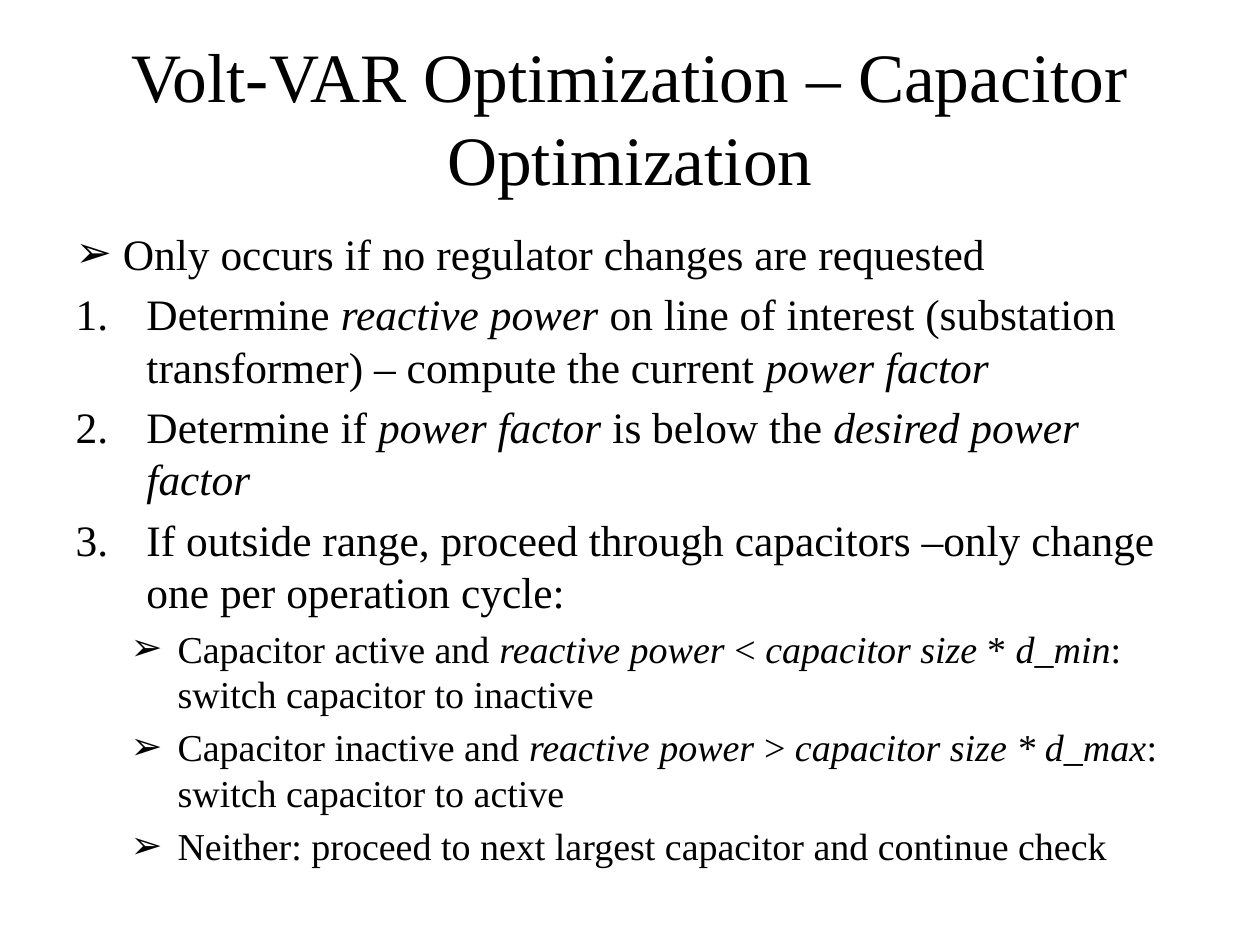
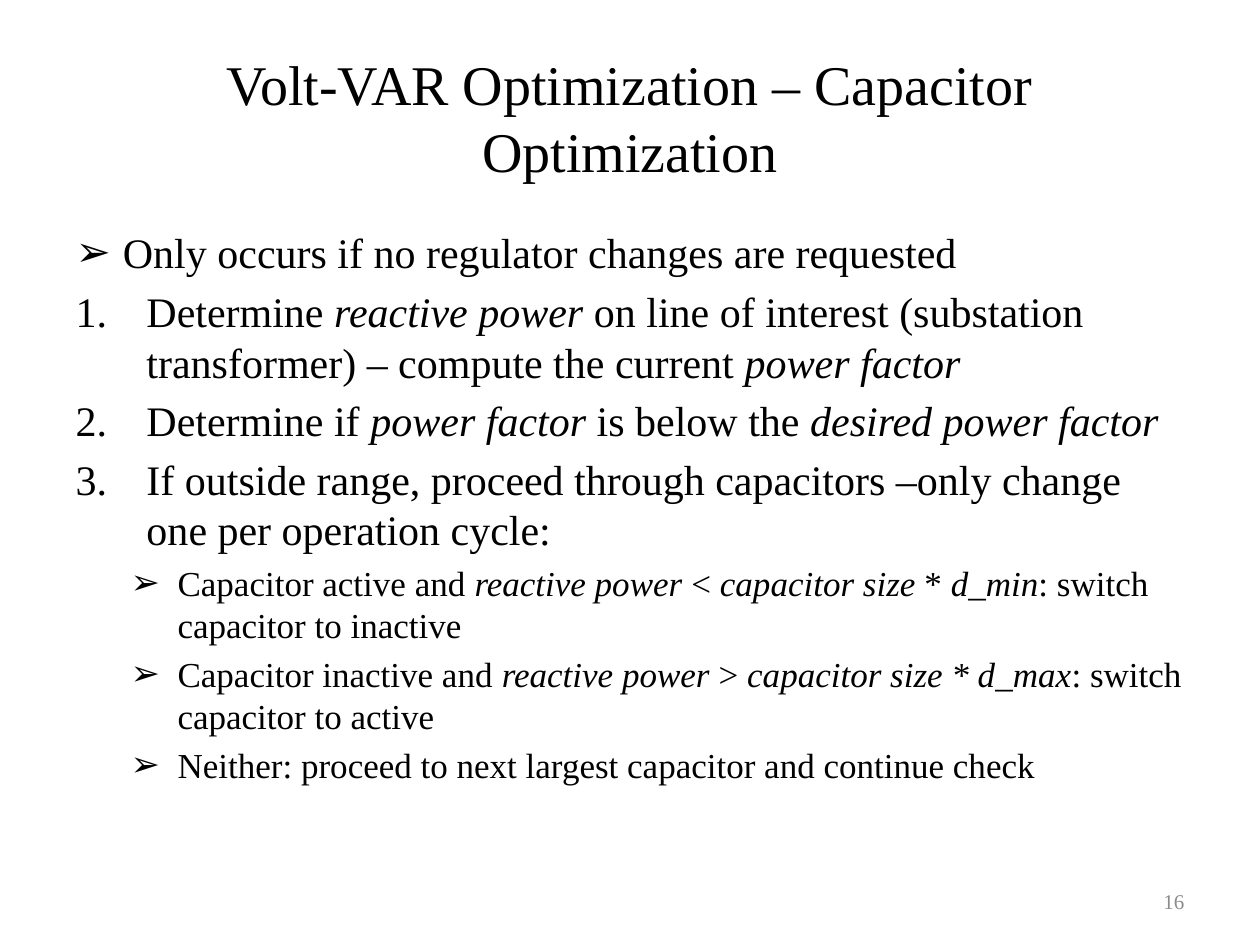
Before and after one commit to gridlab-d/course, a slide deck: slide 16 of University of Washington Class/Module 6 - Volt-VAR Optimization.pptx (slide 15 before the commit). Drawn at 1260x945 pixels with LibreOffice and Linux fonts; fonts in the diff are those of the drawing. Boxes give left, top, right and bottom in pixels: in the first picture for what was removed or moved away, otherwise in the second. Text is boxed around its words. In the diff, an @@ line names an element or a change of style, - is before the commit and + after.

```diff
--- a/University of Washington Class/Module 6 - Volt-VAR Optimization.pptx
+++ b/University of Washington Class/Module 6 - Volt-VAR Optimization.pptx
@@ title "Volt-VAR Optimization – Capacitor Optimization" at (x1=227, y1=66, x2=1032, y2=183): size 39.6 to 32 pt @@
@@ text "Only occurs if no regulator ..." at (x1=123, y1=238, x2=1181, y2=785): size 24.8 to 24 pt in "Only occurs if no regulator changes are ...", "Determine reactive power on line of interest ...", "Determine if power factor is below the ...", "If outside range, proceed through capacitors –only ..."; size 21.7 to 20 pt in "Capacitor active and reactive power < capacitor ...", "Capacitor inactive and reactive power > capacitor ...", "Neither: proceed to next largest capacitor and ..." @@
@@ page number added at (x1=1163, y1=895, x2=1184, y2=909), 12 pt, text #8C8C8C @@
+16
```
Also in this commit, not shown: 29 other slides changed, 1 slide added, 7 other files.
